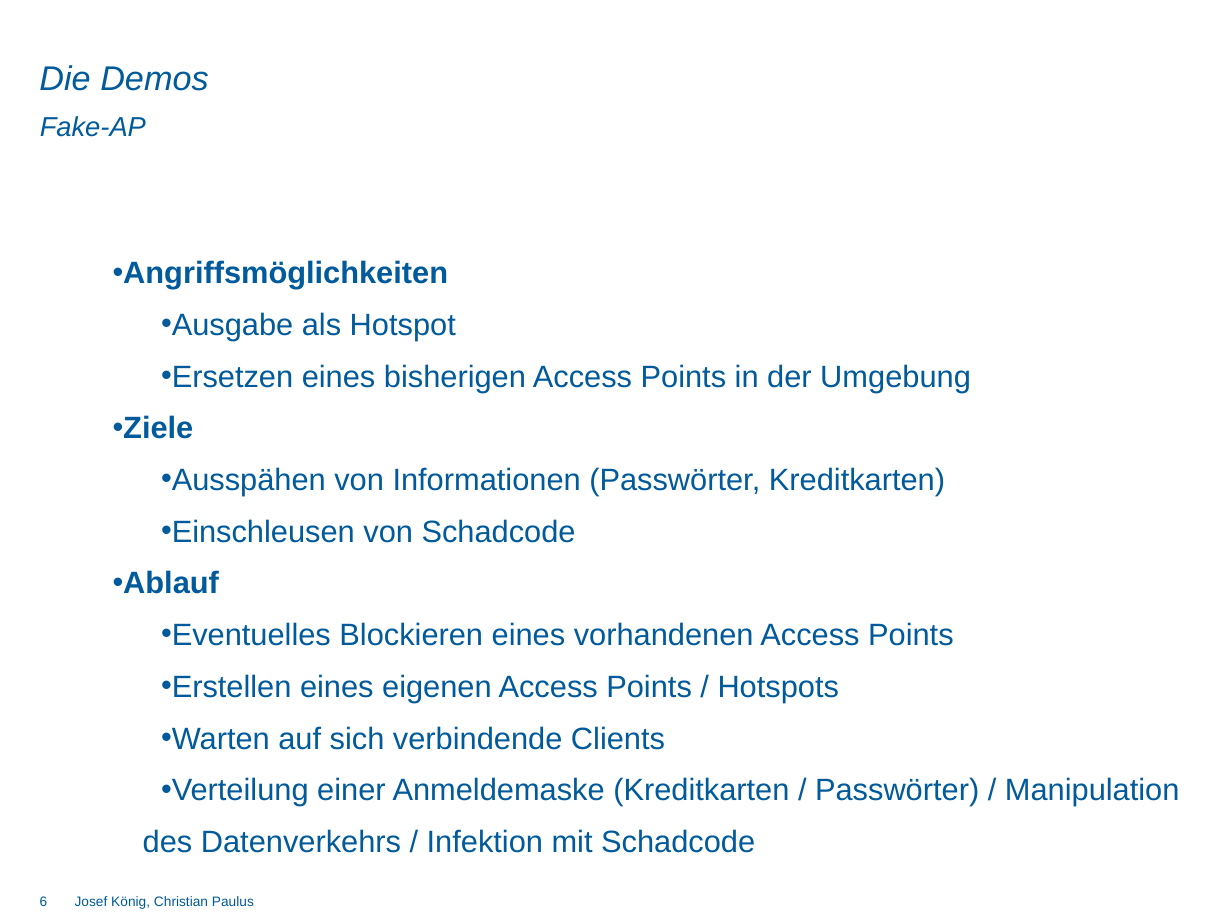
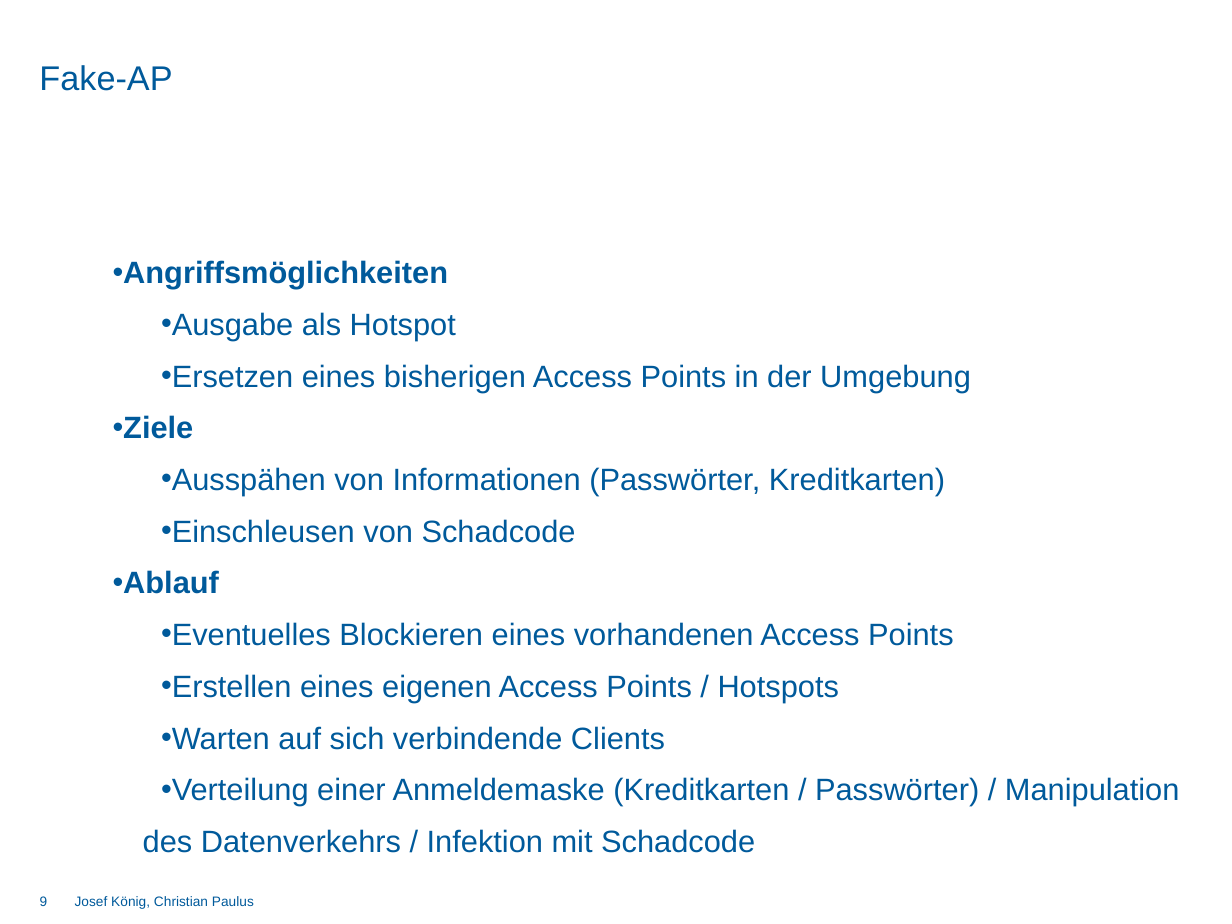
Before and after one commit to DominikSchlecht/masterProjWS15, a slide deck: slide 9 of Praesentation/Abschlusspräsentation/Endpräsentation_kurz.pptx (slide 6 before the commit). Drawn at 1232x924 pixels with LibreOffice and Linux fonts; fonts in the diff are those of the drawing; background and template pictures are left out. Boxes give left, top, right and bottom in pixels: in the first picture for what was removed or moved away, otherwise in the second. Text is boxed around its words. In the diff, an @@ line names an element or a change of style, - is before the commit and + after.

```diff
--- a/Praesentation/Abschlusspräsentation/Endpräsentation_kurz.pptx
+++ b/Praesentation/Abschlusspräsentation/Endpräsentation_kurz.pptx
@@ text at bbox=[39, 65, 172, 91]: text changed; italic off @@
-Die Demos
+Fake-AP
@@ title removed at bbox=[40, 116, 146, 137] @@
-Fake-AP
@@ page number at bbox=[40, 896, 48, 906]: text changed @@
-6
+9
```
Also in this commit, not shown: 13 other slides changed, 5 slides added, 2 slides removed.
